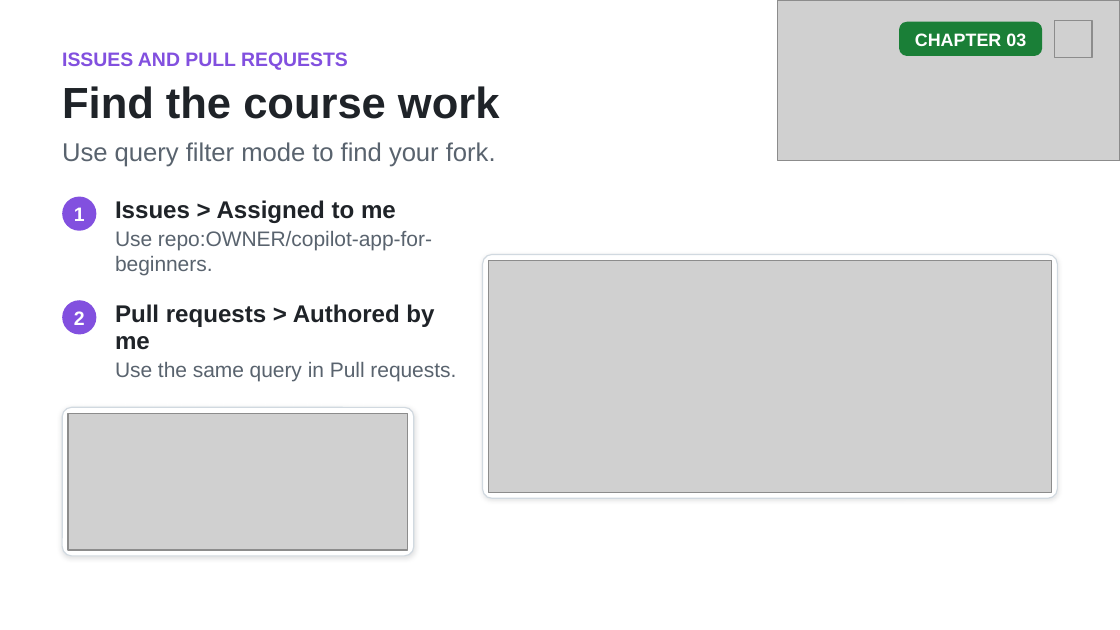
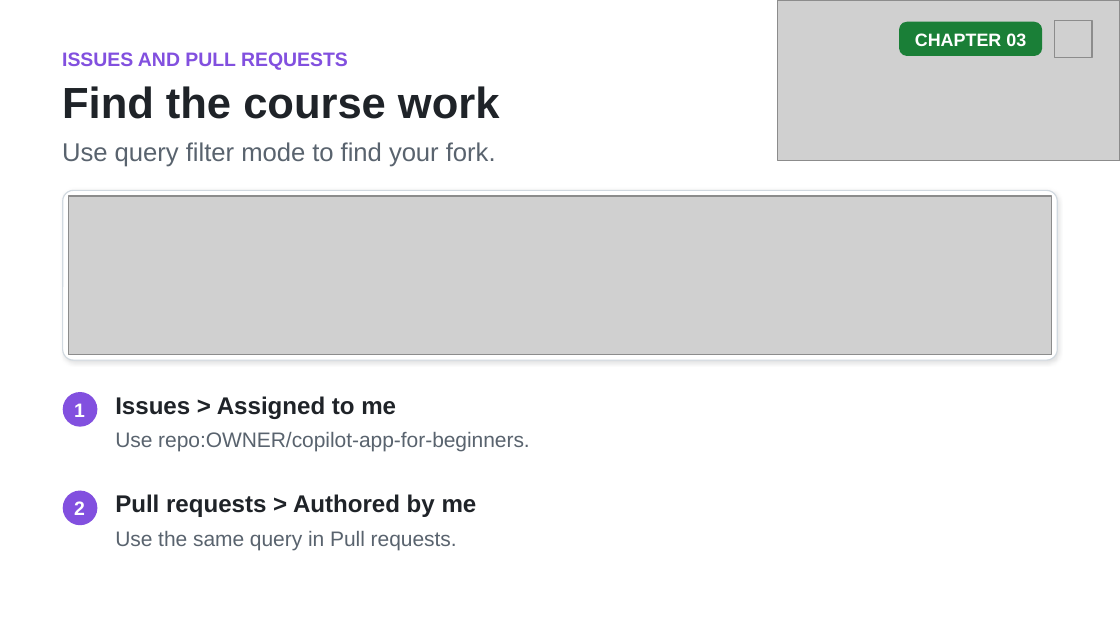
Before and after one commit to github/copilot-app-for-beginners, a slide deck: slide 14 of slides/03-development-workflows.pptx. Drawn at 1120x630 pixels with LibreOffice and Linux fonts; fonts in the diff are those of the drawing; grey boxes stand for pictures. Boxes give left, top, right and bottom in pixels: in the first picture for what was removed or moved away, otherwise in the second. Text is boxed around its words. In the diff, an @@ line names an element or a change of style, - is before the commit and + after.

```diff
--- a/slides/03-development-workflows.pptx
+++ b/slides/03-development-workflows.pptx
@@ rounded rectangle: place and size @@
-rounded rectangle at [63, 408, 414, 557]
+rounded rectangle at [63, 190, 1057, 361]
@@ picture added at [68, 196, 1052, 355] @@
@@ rounded rectangle removed at [483, 254, 1057, 498] @@
@@ picture removed at [488, 260, 1052, 492] @@
@@ rounded rectangle: place and size @@
-rounded rectangle at [63, 197, 97, 232]
+rounded rectangle at [63, 392, 97, 427]
@@ picture removed at [68, 413, 408, 550] @@
@@ text "1": place and size @@
-text "1" at [74, 207, 85, 221]
+text "1" at [74, 403, 85, 417]
@@ text "Issues > Assigned to me": place and size @@
-text "Issues > Assigned to me" at [115, 200, 396, 223]
+text "Issues > Assigned to me" at [115, 396, 396, 419]
@@ text "Use repo:OWNER/copilot-app-for-beginners." rewrapped from [115, 231, 432, 275] to [115, 432, 530, 452] @@
@@ rounded rectangle: place and size @@
-rounded rectangle at [63, 300, 97, 335]
+rounded rectangle at [63, 491, 97, 525]
@@ text "2": place and size @@
-text "2" at [74, 311, 85, 325]
+text "2" at [74, 501, 85, 515]
@@ text "Pull requests > Authored by ..." rewrapped from [115, 304, 434, 350] to [115, 494, 477, 517] @@
@@ text "Use the same query in ...": place and size @@
-text "Use the same query in ..." at [115, 362, 456, 382]
+text "Use the same query in ..." at [115, 531, 457, 550]
```
Also in this commit, not shown: 6 other files.
